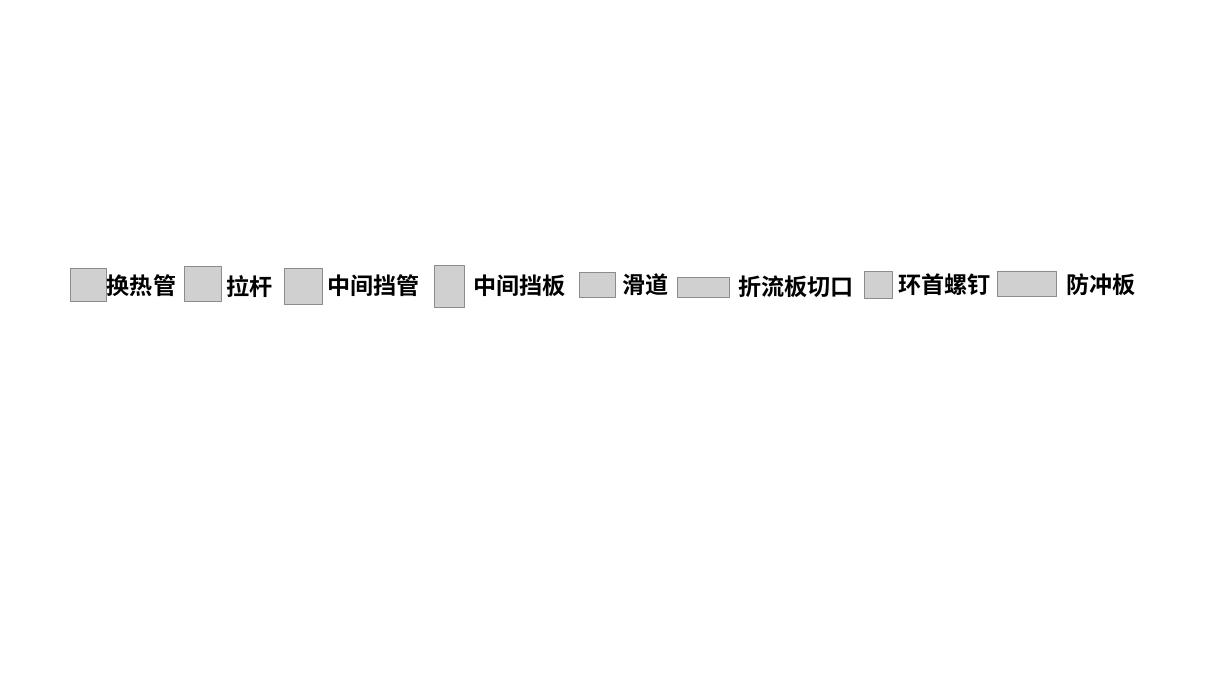
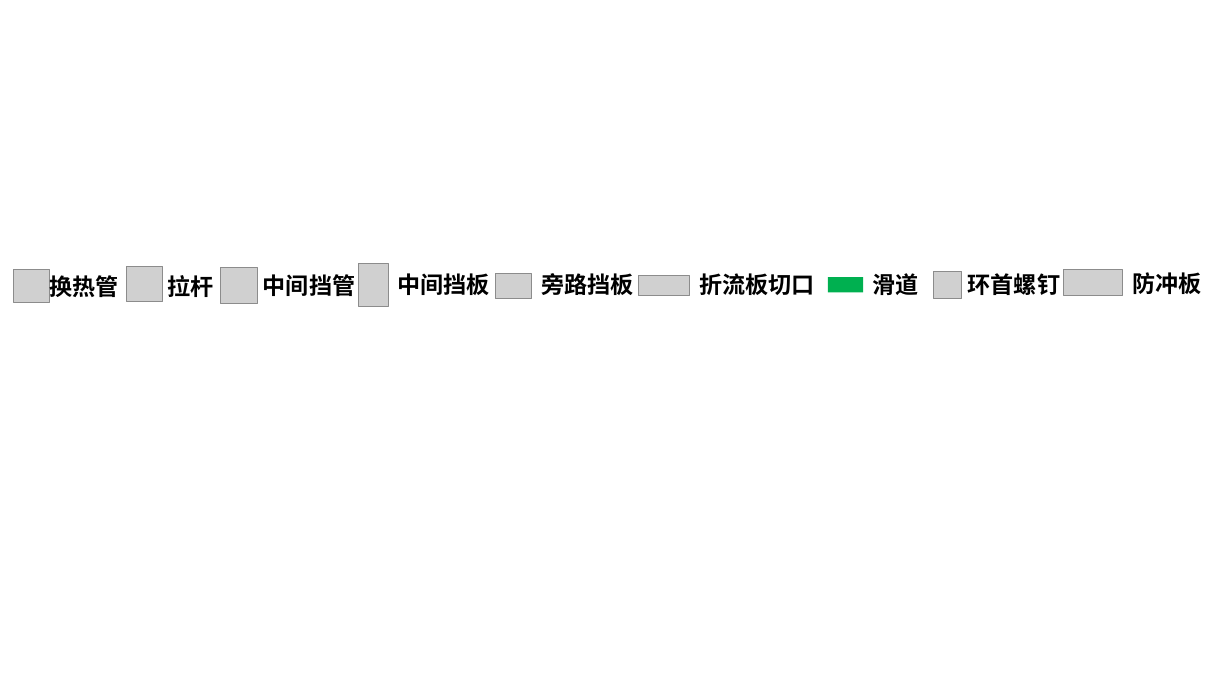
Before and after one commit to coconutwatersysdmg/DongLanpec, a slide deck: slide 1 of modules/buguan/buguan_ziyong/static/tab栏/画图.pptx. Drawn at 1232x693 pixels with LibreOffice and Linux fonts; fonts in the diff are those of the drawing; grey boxes stand for pictures. Boxes give left, top, right and bottom in pixels: in the first picture for what was removed or moved away, otherwise in the second. Text is boxed around its words. In the diff, an @@ line names an element or a change of style, - is before the commit and + after.

```diff
--- a/modules/buguan/buguan_ziyong/static/tab栏/画图.pptx
+++ b/modules/buguan/buguan_ziyong/static/tab栏/画图.pptx
@@ picture: place and size @@
-picture at <box>70,269,107,302</box>
+picture at <box>13,269,50,302</box>
@@ text "换热管": place and size @@
-text "换热管" at <box>107,274,176,296</box>
+text "换热管" at <box>50,275,119,297</box>
@@ picture: place and size @@
-picture at <box>185,266,222,301</box>
+picture at <box>127,266,164,301</box>
@@ text "拉杆": place and size @@
-text "拉杆" at <box>226,275,272,297</box>
+text "拉杆" at <box>168,275,214,297</box>
@@ picture: place and size @@
-picture at <box>285,269,322,305</box>
+picture at <box>221,268,258,304</box>
@@ text "中间挡管": place and size @@
-text "中间挡管" at <box>327,274,419,296</box>
+text "中间挡管" at <box>263,274,355,296</box>
@@ picture: place and size @@
-picture at <box>434,265,464,308</box>
+picture at <box>359,264,388,307</box>
@@ text "中间挡板": place and size @@
-text "中间挡板" at <box>474,274,566,296</box>
+text "中间挡板" at <box>397,273,489,295</box>
@@ text "折流板切口": place and size @@
-text "折流板切口" at <box>739,275,854,297</box>
+text "折流板切口" at <box>699,273,814,295</box>
@@ text "滑道": place and size @@
-text "滑道" at <box>622,273,668,295</box>
+text "滑道" at <box>872,273,918,295</box>
@@ text "环首螺钉": place and size @@
-text "环首螺钉" at <box>898,273,990,295</box>
+text "环首螺钉" at <box>968,273,1060,295</box>
@@ text "防冲板": place and size @@
-text "防冲板" at <box>1067,273,1136,295</box>
+text "防冲板" at <box>1133,272,1202,294</box>
@@ picture: place and size @@
-picture at <box>579,273,616,298</box>
+picture at <box>495,274,532,299</box>
@@ text added at <box>541,273,633,295</box>, 18 pt, text #000000, bold @@
+旁路挡板
@@ picture: place and size @@
-picture at <box>678,277,730,298</box>
+picture at <box>639,275,690,296</box>
@@ rectangle added at <box>828,277,863,293</box>, fill #00B050 @@
@@ picture: place and size @@
-picture at <box>864,272,893,299</box>
+picture at <box>933,272,962,299</box>
@@ picture: place and size @@
-picture at <box>998,271,1057,297</box>
+picture at <box>1064,270,1123,296</box>
```
Also in this commit, not shown: 16 other files.
